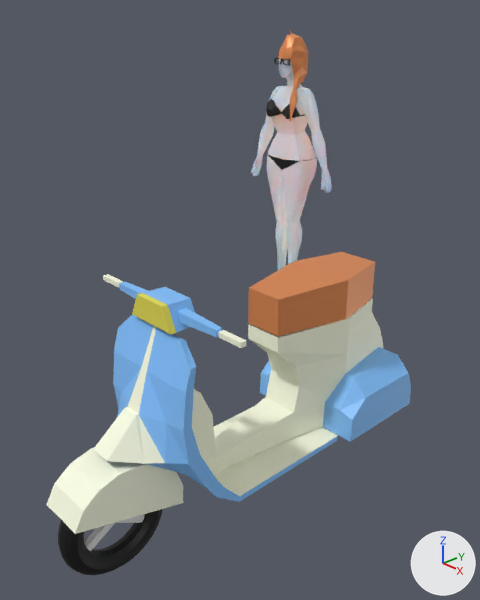
One commit to the Blender file bike/bike_1.blend: the scene before it, then after it.
Both versions are drawn from a 50 mm lens placed at (1.28, -1.19, 1.43), pointed at (-0.4, 0.38, 0.44). The axes (+X, +Y, +Z) are drawn at lower right. The lights are the same throughout.

In view in the first picture: 'MotoBody', 'MotoHead', 'WheelFront', 'body', 'hair'.
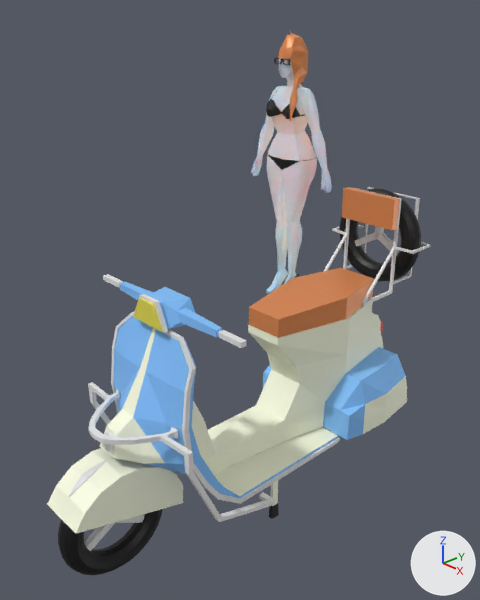
What differs and where, as boxes [x1, y1, x2, y2] in the pictures (480 x 600 px; the box of a moved part takes in the faces that stretch with it):
'MotoBody', reshaped (8% wider, 34% taller): before [93, 252, 411, 502]; after [88, 187, 431, 522]
'MotoHead', reshaped: before [46, 274, 246, 534]; after [47, 274, 246, 534]
'WheelBackup', added (black): after [339, 188, 421, 281]
    faces in mat_material_001 (black #000000): [339, 188, 421, 281]
    faces in mat_materialsilver (white #e7e7e7): [355, 226, 399, 256]
' MotoFoot', added: after [269, 481, 279, 519]
    faces in mat_materialyellow (white #fcffe5): [270, 481, 278, 506]
part 1 of me_cube_001, added: after [139, 294, 168, 333]
part 2 of me_cube_001, added: after [69, 460, 106, 497]
part 3 of me_cube_001, built on: before [132, 287, 195, 335]; after [133, 287, 195, 331]
part 4 of me_cube_001, moved or reshaped: before [46, 447, 181, 534]; after [47, 448, 181, 533]
part 5 of me_cube_001, recoloured: [103, 274, 246, 348] in both
part 6 of me_cube_008, added: after [342, 187, 400, 230]
part 7 of me_cube_008, added: after [324, 187, 431, 306]
part 8 of me_cube_008, added: after [88, 382, 275, 522]
part 9 of me_cube_008, added: after [111, 312, 340, 504]
part 10 of me_cube_008, moved or reshaped: before [215, 252, 411, 467]; after [215, 268, 407, 467]
part 11 of me_cube_008, moved or reshaped: before [93, 315, 216, 465]; after [100, 316, 216, 464]

The change, as a diff of the scene's bpy script:
```diff
--- a/bike/bike_1.blend.py
+++ b/bike/bike_1.blend.py
@@ me_cube_001 @@
 # used by ob_motohead; parent = ob_motobody; location = (0.0, -0.252, 0.734)
-me_cube_001.from_pydata(...)  # 154 vertices, 129 faces; spans x -0.289..0.289, y -0.362..0.036, z -0.57..0.034
+me_cube_001.from_pydata(...)  # 192 vertices, 167 faces; spans x -0.289..0.289, y -0.36..0.036, z -0.571..0.042
+# me_cube_001 part 1: a new loose piece of 24 vertices spanning x -0.065..0.065, y -0.059..-0.047, z -0.034..0.042, in mat_materialsilver (white #e7e7e7)
+# me_cube_001 part 2: a new loose piece of 18 vertices spanning x -0.013..0.013, y -0.332..-0.217, z -0.425..-0.367, in mat_materialsilver (white #e7e7e7)
+# me_cube_001 part 3
+# 6 vertices are removed from x -0.084..0.084, y -0.053, z -0.031..0.034
+# 9 faces are deleted
+# 4 vertices in x -0.084..0.084, y -0.036..0.036, z -0.031 move by (0.0, 0.0, 0.004)
+# 4 vertices move from x -0.084..0.084, y -0.036, z -0.031..0.034 to x -0.059..0.059, y -0.036, z -0.027..0.034
+# 6 new vertices lie (0.0, -0.021, 0.0) away from vertices in x -0.084..0.084, y -0.036, z -0.031..0.034
+# 6 new vertices lie (0.0, -0.009, 0.0) away from vertices in x -0.059..0.059, y -0.057, z -0.027..0.034
+# 7 new faces join them, mat_materialaqua (blue #82c2ff)
+# 8 new faces join them, mat_materiallight (yellow #e7dd52)
+# me_cube_001 part 4
+# 40 vertices are removed from x -0.073..0.073, y -0.362..-0.028, z -0.57..-0.369
+# 38 faces are deleted
+# 2 vertices move from x -0.072..0.072, y -0.329, z -0.423 to x -0.072..0.072, y -0.329, z -0.432
+# 30 vertices are added at x -0.072..0.072, y -0.36..-0.027, z -0.571..-0.37
+# 30 new faces join them, mat_materialyellow (white #fcffe5)
+# me_cube_001 part 5: 18 faces spanning x -0.289..0.289, y -0.009..0.009, z -0.007..0.008 switch from mat_materialyellow (white #fcffe5) to mat_materialsilver (white #e7e7e7)
 me_cube_001.materials.append(mat_materialaqua)
@@ me_cube_008 @@
-me_cube_008.from_pydata(...)  # 191 vertices, 150 faces; spans x 0.0..0.209, y -0.485..0.66, z 0.142..0.69
+me_cube_008.from_pydata(...)  # 426 vertices, 365 faces; spans x 0.0..0.227, y -0.498..0.721, z 0.136..0.889
+# me_cube_008 part 6: a new loose piece, a box spanning x 0.0..0.104, y 0.578..0.604, z 0.788..0.889, in mat_hair (orange #e78e54)
+# me_cube_008 part 7: a new loose piece of 84 vertices spanning x 0.0..0.169, y 0.456..0.721, z 0.558..0.887, in mat_materialsilver (white #e7e7e7)
+# me_cube_008 part 8: a new loose piece of 64 vertices spanning x 0.0..0.227, y -0.498..-0.07, z 0.136..0.467, in mat_materialsilver (white #e7e7e7)
+# me_cube_008 part 9: a new loose piece of 46 vertices spanning x 0.0..0.166, y -0.337..0.3, z 0.139..0.697, in mat_materialsilver (white #e7e7e7)
+# me_cube_008 part 10: 24 vertices moved from x 0.0..0.209, y 0.099..0.634, z 0.161..0.68 to x 0.0..0.195, y 0.1..0.634, z 0.161..0.621; 2 vertices removed from x 0.0..0.208, y 0.363..0.605, z 0.299..0.421; 24 vertices added at x 0.0..0.216, y 0.361..0.66, z 0.161..0.488
+# me_cube_008 part 11: 27 vertices moved from x 0.0..0.118, y -0.485..-0.205, z 0.274..0.642 to x 0.0..0.118, y -0.465..-0.236, z 0.274..0.642; 11 vertices added at x 0.0..0.025, y -0.469..-0.446, z 0.39..0.444
 me_cube_008.materials.append(mat_materialyellow)
@@ me_cube_008 @@
 me_cube_008.materials.append(mat_materialaqua)
+me_cube_008.materials.append(mat_materialred)  # red #f70a00
+me_cube_008.materials.append(mat_materialsilver)  # white #e7e7e7
@@ ob_wheelbackup @@
+ob_wheelbackup = bpy.data.objects.new('WheelBackup', me_torus_003.copy())  # the mesh of ob_wheelback
+ob_wheelbackup.parent = ob_motobody
+ob_wheelbackup.location = (0.0, 0.655, 0.73)
+ob_wheelbackup.rotation_euler = (0.0, 0.0, 1.571)  # degrees (0, 0, 90)
@@ ob_motofoot @@
+ob_motofoot = bpy.data.objects.new(' MotoFoot', me_cube_003)  # 24 vertices, 22 faces; spans x 0.0..0.166, y -0.014..0.014, z 0.005..0.141; in mat_materialyellow (white #fcffe5), mat_material_001 (black #000000); modifiers MIRROR
+ob_motofoot.parent = ob_motobody
+ob_motofoot.location = (0.0, 0.0, 0.0)
```
